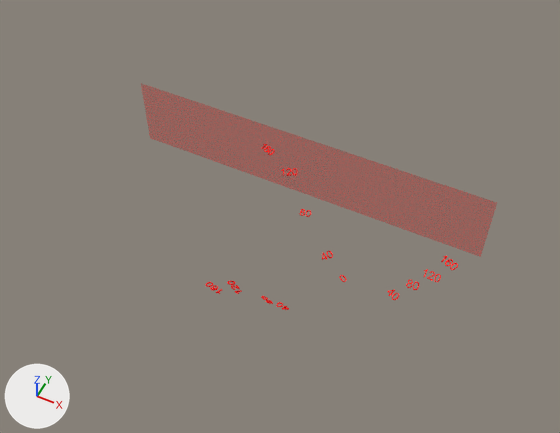
An edit to the glTF model superficies/SaoJoseAusentes2a.gltf, drawn before and after from the same camera.
The view is the same before and after, from a camera (50 mm lens) standing at (1193.0, -2553.0, 2862.0) and looking at (-8.0, -150.0, -141.0). Every picture has the same lights, and +X, +Y and +Z are marked at lower left. Where no turn or scale is listed for an object, it has been applied to the vertices.

Objects in the first picture: 'root'.
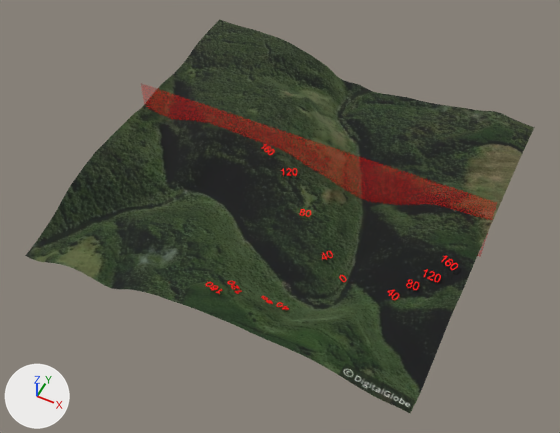
Changed parts and their boxes [x1, y1, x2, y2] in the pictures (560 x 433 px):
'Mesh_14', added: after [25, 19, 535, 413]
'root', no longer drawn: before [141, 83, 497, 257]
'Mesh_13', added (red): after [141, 83, 497, 257]

What the commit changed:
Picture 'Image_0' (img_image_0) is new.
Material 'Location Snapshot#1' (mat_location_snapshot_1) is new.
Its texture is img_image_0.
Its metallic is 0.1.
Its roughness is 0.9.
Mesh me_mesh_14 is new.
It has 5979 vertices, 11694 faces and spans x -1007.0..1007.0, y -973.0..977.0, z -129.0..78.0.
It uses material mat_location_snapshot_1 (picture img_image_0).
Object 'root' (ob_root) now shows nothing instead of me_mesh_13.
Object 'Mesh_14' (ob_mesh_14) is new; it shows me_mesh_14.
Its parent is ob_root.
Its location is (0.0, 0.0, 0.0).
Object 'Mesh_13' (ob_mesh_13) is new; it shows me_mesh_13.
Its parent is ob_root.
Its location is (0.0, 0.0, 0.0).
